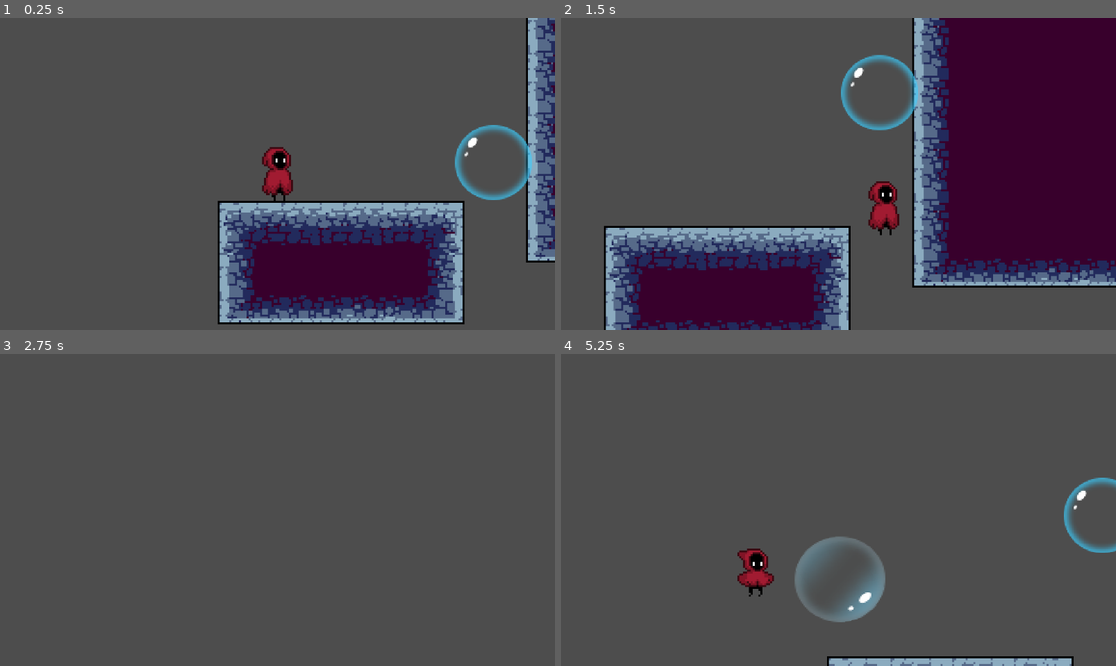
Above: before the commit, frames 1-4 (two rows, left to right).
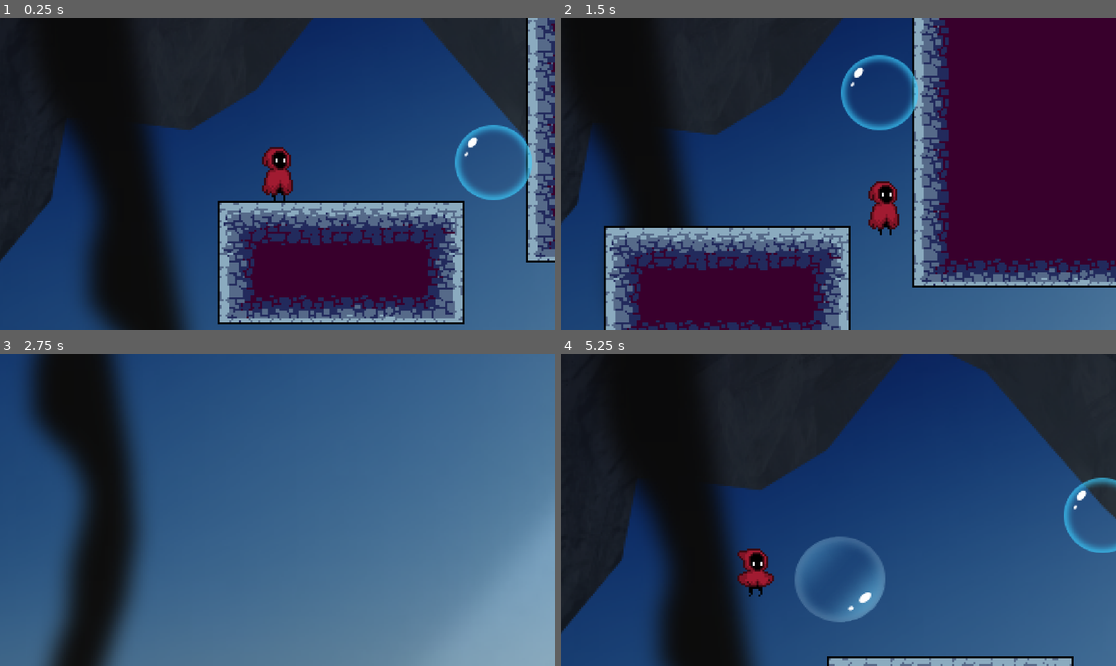
Above: after the commit, the same moments.

Repository: pxD1311/Bubble-Realms-The-Lost-Knight
Game: Godot game, scene res://scenes/level_1.tscn
Same seed, same stepped clock (60 frames per second), same inputs: the game is played once before the commit and once after it.
Inputs (mouse positions are in pixels of both pictures, inside the frame that each line leads up to):
- Up to frame 1 (0.25 s): no input
- Up to frame 2 (1.5 s): move the mouse to (960, 158) at 0.52 s; hold S (crouch) 0.53-1.28 s; hold D (move_right) from 0.53 s (still down); tap Space (jump) at 0.77 s; move the mouse to (727, 189) at 1.27 s; click (727, 189) at 1.35 s
- Up to frame 3 (2.75 s): tap Space (jump) at 1.52 s; move the mouse to (333, 441) at 2.02 s; release D (move_right) at 2.03 s; hold A (move_left) from 2.03 s (still down); right-click (333, 441) at 2.1 s
- Up to frame 4 (5.25 s): move the mouse to (810, 572) at 2.77 s; release A (move_left) at 2.78 s; hold D (move_right) 2.78-4.28 s; tap S (crouch) at 2.85 s; tap Space (jump) at 3.02, 3.77, 4.52 s; move the mouse to (1005, 556) at 3.52 s; click (1005, 556) at 3.6 s; move the mouse to (672, 463) at 4.27 s; hold A (move_left) 4.28-5.03 s; right-click (672, 463) at 4.35 s; move the mouse to (866, 510) at 5.02 s; hold D (move_right) from 5.03 s (still down); hold S (crouch) from 5.03 s (still down)

The runs differ from the first frame. In frame 1, 77% of the frame differs, in the area x 0-100%, y 0-100%; in frame 2, 53%; in frame 3, 100%; in frame 4, 98%.

Commit message:
paralax_added_level_1

Diff:
--- a/scenes/levels/level_1.tscn
+++ b/scenes/levels/level_1.tscn
@@ -19,6 +19,14 @@
 [ext_resource type="PackedScene" uid="uid://b4yfxnk068hvi" path="res://scenes/gem.tscn" id="17_ifwtf"]
 [ext_resource type="Script" path="res://scripts/killzone.gd" id="18_auh3k"]
 [ext_resource type="PackedScene" uid="uid://vjd8hn0f8rkm" path="res://scenes/enemies/blue_slime.tscn" id="19_k75iq"]
+[ext_resource type="Texture2D" uid="uid://bb6jeujynmryk" path="res://assets/level_parallax_cave/0.png" id="20_8bnmr"]
+[ext_resource type="Texture2D" uid="uid://g63ermb304om" path="res://assets/level_parallax_cave/00.png" id="21_w1u56"]
+[ext_resource type="Texture2D" uid="uid://mettcxjmfpeo" path="res://assets/level_parallax_cave/3.png" id="22_ajrm0"]
+[ext_resource type="Texture2D" uid="uid://dqpd2ouind7nl" path="res://assets/level_parallax_cave/4.png" id="23_penya"]
+[ext_resource type="Texture2D" uid="uid://do4k4d4td462" path="res://assets/level_parallax_cave/5.png" id="24_gvvd5"]
+[ext_resource type="Texture2D" uid="uid://b136ivgjlngvw" path="res://assets/level_parallax_cave/6.png" id="25_ndfde"]
+[ext_resource type="Texture2D" uid="uid://dwydksx5w0ujo" path="res://assets/level_parallax_cave/7ForeGround.png" id="26_54tw3"]
+[ext_resource type="Texture2D" uid="uid://cl1cmms1nm5os" path="res://assets/level_parallax_cave/BlackLight.png" id="27_q1y3a"]
 
 [sub_resource type="TileSetAtlasSource" id="TileSetAtlasSource_j0jm3"]
 texture = ExtResource("2_l65qr")
@@ -559,4 +567,76 @@
 
 [node name="ParallaxBackground" type="ParallaxBackground" parent="."]
 
+[node name="ParallaxLayer" type="ParallaxLayer" parent="ParallaxBackground"]
+position = Vector2(-124, -85)
+motion_scale = Vector2(0.2, 0.2)
+motion_mirroring = Vector2(1280, 720)
+
+[node name="Sprite2D" type="Sprite2D" parent="ParallaxBackground/ParallaxLayer"]
+texture = ExtResource("20_8bnmr")
+centered = false
+
+[node name="ParallaxLayer2" type="ParallaxLayer" parent="ParallaxBackground"]
+position = Vector2(-124, -85)
+motion_scale = Vector2(0.2, 0.2)
+motion_mirroring = Vector2(1280, 720)
+
+[node name="Sprite2D" type="Sprite2D" parent="ParallaxBackground/ParallaxLayer2"]
+texture = ExtResource("21_w1u56")
+centered = false
+
+[node name="ParallaxLayer3" type="ParallaxLayer" parent="ParallaxBackground"]
+position = Vector2(-124, -85)
+motion_scale = Vector2(0.2, 0.2)
+motion_mirroring = Vector2(1280, 720)
+
+[node name="Sprite2D" type="Sprite2D" parent="ParallaxBackground/ParallaxLayer3"]
+texture = ExtResource("22_ajrm0")
+centered = false
+
+[node name="ParallaxLayer4" type="ParallaxLayer" parent="ParallaxBackground"]
+position = Vector2(-124, -85)
+motion_scale = Vector2(0.2, 0.2)
+motion_mirroring = Vector2(1280, 720)
+
+[node name="Sprite2D" type="Sprite2D" parent="ParallaxBackground/ParallaxLayer4"]
+texture = ExtResource("23_penya")
+centered = false
+
+[node name="ParallaxLayer5" type="ParallaxLayer" parent="ParallaxBackground"]
+position = Vector2(-124, -85)
+motion_scale = Vector2(0.2, 0.2)
+motion_mirroring = Vector2(1280, 720)
+
+[node name="Sprite2D" type="Sprite2D" parent="ParallaxBackground/ParallaxLayer5"]
+texture = ExtResource("24_gvvd5")
+centered = false
+
+[node name="ParallaxLayer6" type="ParallaxLayer" parent="ParallaxBackground"]
+position = Vector2(-124, -85)
+motion_scale = Vector2(0.2, 0.2)
+motion_mirroring = Vector2(1280, 720)
+
+[node name="Sprite2D" type="Sprite2D" parent="ParallaxBackground/ParallaxLayer6"]
+texture = ExtResource("25_ndfde")
+centered = false
+
+[node name="ParallaxLayer7" type="ParallaxLayer" parent="ParallaxBackground"]
+position = Vector2(-124, -85)
+motion_scale = Vector2(0.2, 0.2)
+motion_mirroring = Vector2(1280, 720)
+
+[node name="Sprite2D" type="Sprite2D" parent="ParallaxBackground/ParallaxLayer7"]
+texture = ExtResource("26_54tw3")
+centered = false
+
+[node name="ParallaxLayer8" type="ParallaxLayer" parent="ParallaxBackground"]
+position = Vector2(-124, -85)
+motion_scale = Vector2(0.2, 0.2)
+motion_mirroring = Vector2(1280, 720)
+
+[node name="Sprite2D" type="Sprite2D" parent="ParallaxBackground/ParallaxLayer8"]
+texture = ExtResource("27_q1y3a")
+centered = false
+
 [connection signal="body_entered" from="killzone" to="killzone" method="_on_body_entered"]
Binary file added: assets/4Z_2101.w020.n001.999A.p30.999.jpg
Not shown, added: assets/4Z_2101.w020.n001.999A.p30.999.jpg.import
Binary file added: assets/level_parallax_cave/0.png
Not shown, added: assets/level_parallax_cave/0.png.import
Binary file added: assets/level_parallax_cave/00.png
Not shown, added: assets/level_parallax_cave/00.png.import
Binary file added: assets/level_parallax_cave/1.png
Not shown, added: assets/level_parallax_cave/1.png.import
Binary file added: assets/level_parallax_cave/2.png
Not shown, added: assets/level_parallax_cave/2.png.import
Binary file added: assets/level_parallax_cave/3.png
Not shown, added: assets/level_parallax_cave/3.png.import
(and 13 more such lines)
